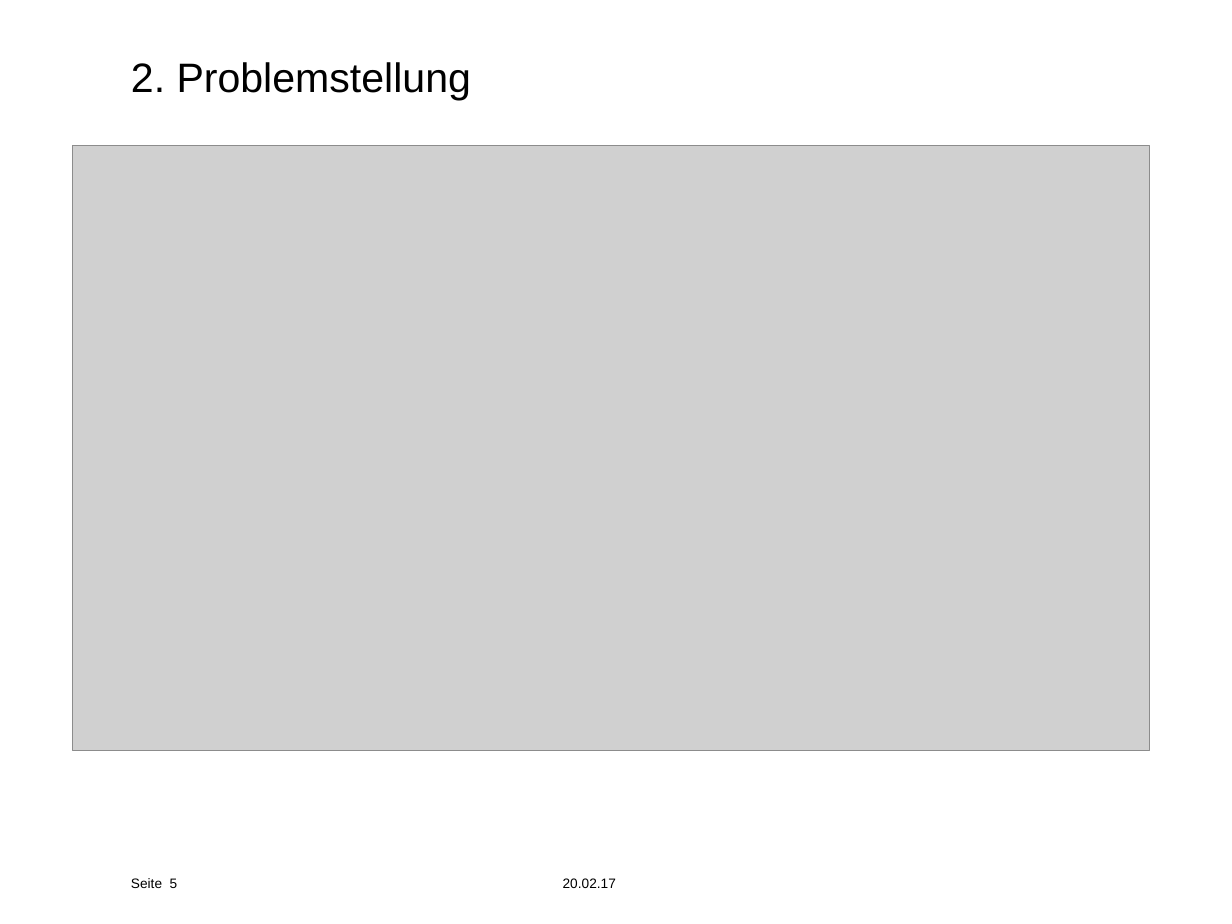
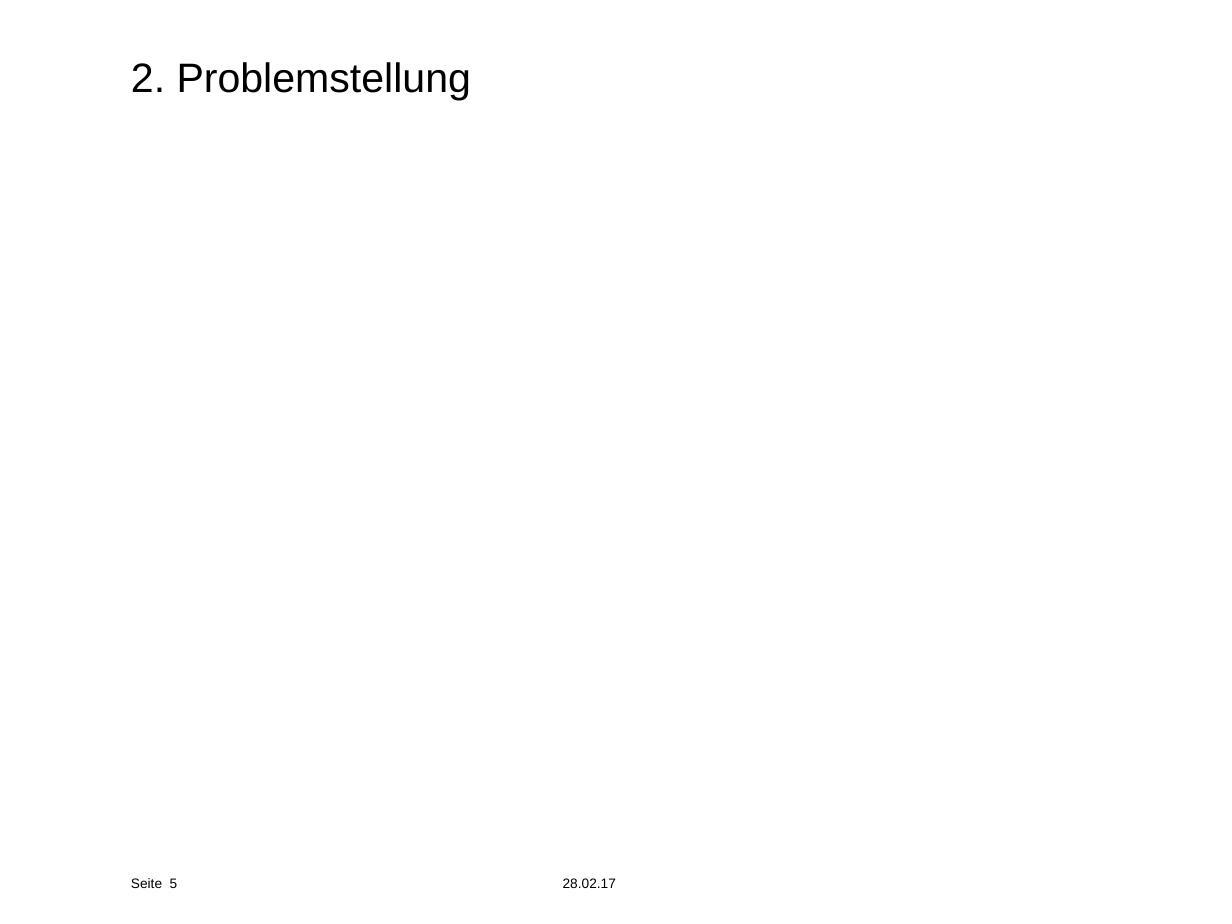
Before and after one commit to effusion/masterthesis, a slide deck: slide 5 of masterthesis_presentation.pptx. Drawn at 1232x924 pixels with LibreOffice and Linux fonts; fonts in the diff are those of the drawing; grey boxes stand for pictures; background and template pictures are left out. Boxes give left, top, right and bottom in pixels: in the first picture for what was removed or moved away, otherwise in the second. Text is boxed around its words. In the diff, an @@ line names an element or a change of style, - is before the commit and + after.

```diff
--- a/masterthesis_presentation.pptx
+++ b/masterthesis_presentation.pptx
@@ picture removed at bbox=[73, 145, 1149, 750] @@
@@ text at bbox=[563, 878, 616, 888]: text changed @@
-20.02.17
+28.02.17
```
Also in this commit, not shown: 9 other slides changed, 23 slides added, 1 slide removed, 2 other files.
